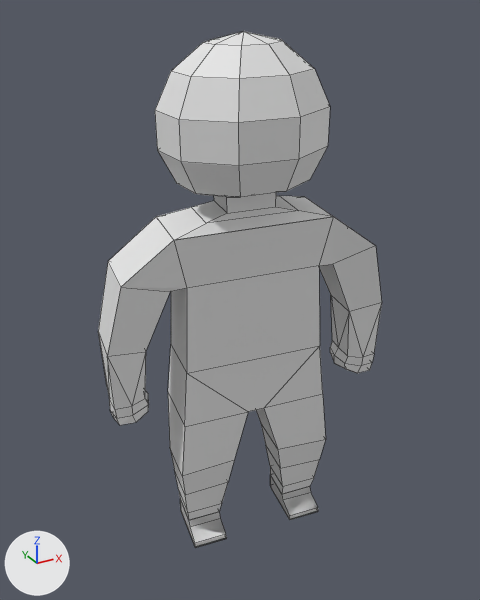
The Blender file proj_files/citizen.blend, before and after one commit.
One viewpoint serves both versions: a camera (50 mm lens) standing at (-3.9, -6.8, 6.95) and looking at (-0.05, 0.19, 3.45). Lighting does not change. The marker at lower left points along +X, +Y and +Z. The picture after the commit comes second. Mesh edges are drawn as thin lines.

Names of what the first picture shows: 'Citizen'.
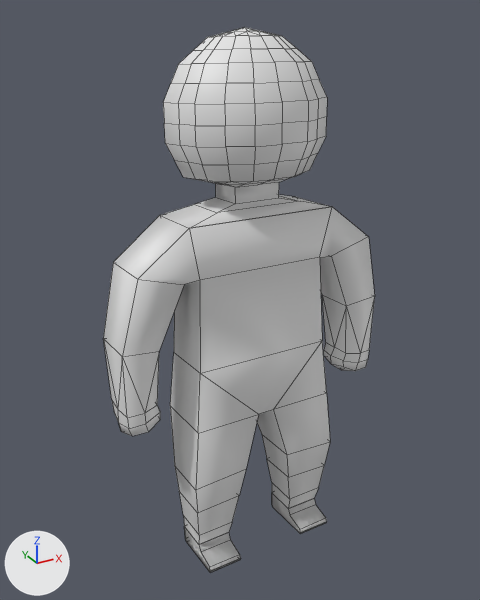
Commit message: better citizen shading

What differs and where, as boxes [x1, y1, x2, y2] in the pictures (480 x 600 px):
'Citizen', reshaped, moved, turned: before [98, 31, 382, 548]; after [103, 27, 375, 573]
part 1 of me_cube, cut back: before [155, 31, 330, 213]; after [163, 27, 327, 204]
part 2 of me_cube, shading changed: before [98, 196, 382, 548]; after [103, 195, 375, 573]

The change, as a list of edits to the scene's bpy script:
```text
Change me_cube:
    used by ob_citizen; location = (0.0, 0.09, 2.6); rotation_euler = (-0.0305, -0.0609, 1.425), in degrees (-1.7, -3.5, 82)
    remove me_cube.from_pydata(...)  # 234 vertices, 233 faces; spans x -0.72..0.87, y -1.87..1.88, z -2.68..4.13
    add me_cube.from_pydata(...)  # 378 vertices, 402 faces; spans x -0.72..0.87, y -1.87..1.88, z -2.68..4.13
    me_cube part 1
    59 faces are deleted
    135 vertices are added at x -0.72..0.79, y -0.92..0.94, z 2.39..4.08
    9 new vertices lie (0.0, 0.0, -0.22) away from vertices in x -0.72..0.87, y -0.98..1.0, z 3.35
    228 new faces join them
    me_cube part 2: 174 kept faces spanning x -0.48..0.49, y -1.87..1.88, z -2.68..2.19 are now shaded smooth
Change ob_citizen:
    ob_citizen.location: (0.0, 0.09, 2.6) -> (0.0, -0.04, 2.63)
    ob_citizen.rotation_euler: (-0.0305, -0.0609, 1.425) -> (0.0204, 0.0676, 1.602)  # degrees (-1.7, -3.5, 82) -> degrees (1.2, 3.9, 92)
```
